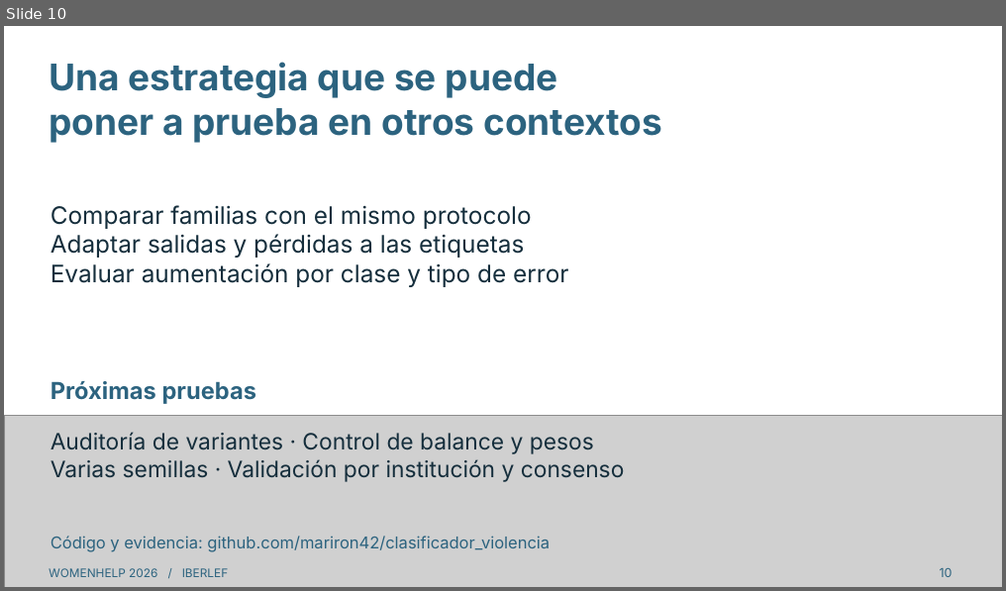
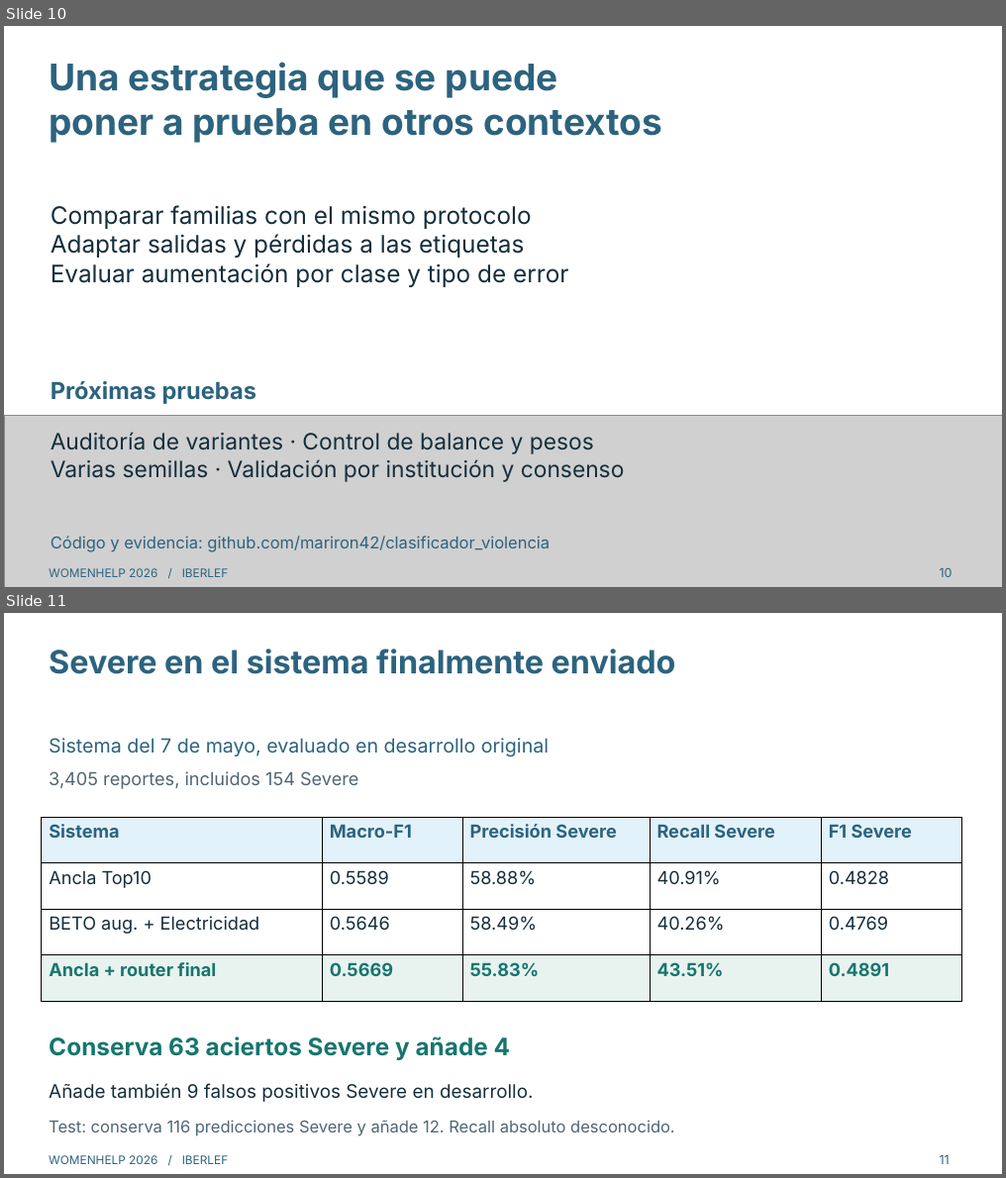
Before and after one commit to mariron42/clasificador_violencia, a slide deck: presentation/WomenHelp_charla_es.pptx. Shown one above the other, each under a label of ours: slide 10 before the commit, slides 10 and 11 after it. The pictures are 1006x591 and 1006x1178 pixels, drawn with LibreOffice and Linux fonts; fonts in the diff are those of the drawing; grey boxes stand for pictures. Boxes give left, top, right and bottom in pixels: in the first picture for what was removed or moved away, otherwise in the second. Text is boxed around its words. In the diff, an @@ line names an element or a change of style, - is before the commit and + after.

```diff
--- a/presentation/WomenHelp_charla_es.pptx
+++ b/presentation/WomenHelp_charla_es.pptx
@@ slide 11 added at (x1=4, y1=613, x2=1002, y2=1174), background #FFFFFF @@
@@ text added at (x1=49, y1=649, x2=676, y2=674), 30.8 pt, text #2C637F, bold @@
+Severe en el sistema finalmente enviado
@@ text added at (x1=49, y1=738, x2=548, y2=758), 18.8 pt, text #2C637F @@
+Sistema del 7 de mayo, evaluado en desarrollo original
@@ text added at (x1=49, y1=771, x2=358, y2=789), 17.2 pt, text #506674 @@
+3,405 reportes, incluidos 154 Severe
@@ table added at (x1=42, y1=817, x2=962, y2=1001), 4 rows, 5 columns @@
+Sistema | Macro-F1 | Precisión Severe | Recall Severe | F1 Severe
+Ancla Top10 | 0.5589 | 58.88% | 40.91% | 0.4828
+BETO aug. + Electricidad | 0.5646 | 58.49% | 40.26% | 0.4769
+Ancla + router final | 0.5669 | 55.83% | 43.51% | 0.4891
@@ text added at (x1=49, y1=1037, x2=510, y2=1060), 23.2 pt, text #16766E, bold @@
+Conserva 63 aciertos Severe y añade 4
@@ text added at (x1=49, y1=1083, x2=534, y2=1102), 18 pt, text #152E3C @@
+Añade también 9 falsos positivos Severe en desarrollo.
@@ text added at (x1=49, y1=1120, x2=675, y2=1137), 15.8 pt, text #506674 @@
+Test: conserva 116 predicciones Severe y añade 12. Recall absoluto desconocido.
@@ text added at (x1=49, y1=1156, x2=229, y2=1164), 11.2 pt, text #2C637F @@
+WOMENHELP 2026 / IBERLEF
@@ text added at (x1=940, y1=1156, x2=949, y2=1164), 12 pt, text #2C637F @@
+11
```
Also in this commit, not shown: 1 slide changed, 1 other slide added, 1 slide removed, 12 other files.
